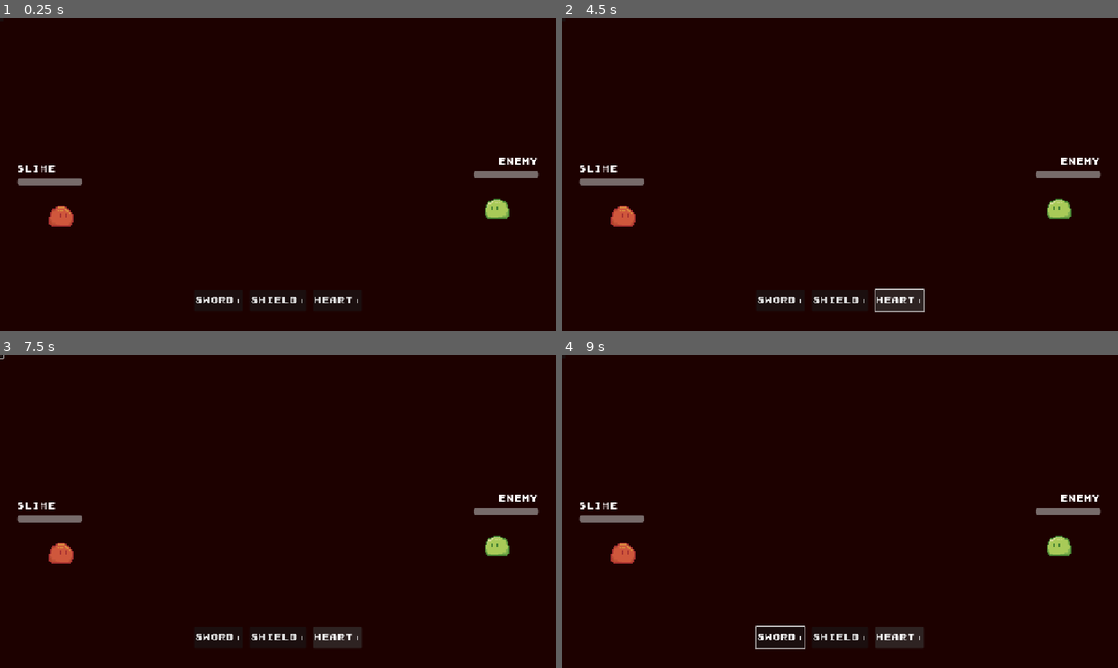
Above: before the commit, frames 1-4 (two rows, left to right).
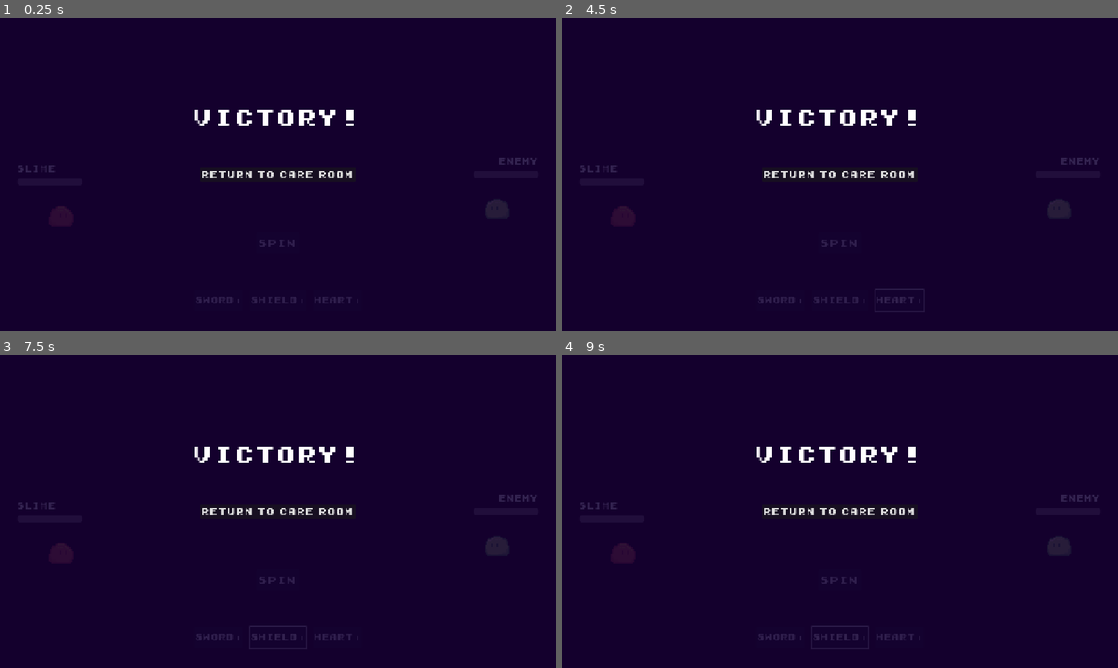
Above: after the commit, the same moments.

Repository: Tortiz-CSUF/slotchi
Game: Godot game, scene res://scenes/battle_arena.tscn
Two runs of this game, one before a commit and one after it. Both use one fixed random seed, a clock stepped at 60 frames per second and the inputs below. The project has no main scene, so this scene is started directly.
Inputs (mouse positions are in pixels of both pictures, inside the frame that each line leads up to; where the layout moved, square brackets give the same spot in the first picture):
- Up to frame 1 (0.25 s): no input
- Up to frame 2 (4.5 s): click (840, 243) [562, 21] at 0.5 s; click (840, 174) at 1.25 s, where only the run after the commit has a clickable "Return to Care Room"; click "Sword+" at 2 s; click "Shield+" at 2.75 s; click "Heart+" at 3.5 s; hold Right (ui_right) from 4.28 s (still down)
- Up to frame 3 (7.5 s): tap Enter (ui_accept) at 5, 5.27, 5.75, 6.5, 6.77, 7.25 s; release Right (ui_right) at 5.03 s; hold Down (ui_down) 5.03-5.78 s; hold Right (ui_right) 5.78-6.53 s; hold Up (ui_up) 6.53-7.28 s; hold Left (ui_left) from 7.28 s (still down)
- Up to frame 4 (9 s): tap Enter (ui_accept) at 7.52, 8, 8.27, 8.75 s; release Left (ui_left) at 8.78 s; hold Down (ui_down) from 8.78 s (still down)

The runs differ from the first frame. In frame 1, 100% of the frame differs, in the area x 0-100%, y 0-100%; in frame 2, 100%; in frame 3, 100%; in frame 4, 100%.

Commit message:
slotchi_Interim_5

Diff:
--- a/scenes/battle_arena.tscn
+++ b/scenes/battle_arena.tscn
@@ -360,49 +360,76 @@
 text = "Heart+"
 
 [node name="SpinButton" type="Button" parent="." unique_id=633407926]
-layout_mode = 0
-offset_right = 8.0
-offset_bottom = 8.0
+custom_minimum_size = Vector2(100, 50)
+layout_mode = 1
+anchors_preset = 8
+anchor_left = 0.5
+anchor_top = 0.5
+anchor_right = 0.5
+anchor_bottom = 0.5
+offset_left = -48.0
+offset_top = 140.0
+offset_right = 48.0
+offset_bottom = 176.0
+grow_horizontal = 2
+grow_vertical = 2
+theme_override_fonts/font = ExtResource("1_d3rmf")
+theme_override_font_sizes/font_size = 22
+text = "SPIN"
 
 [node name="InfoLabel" type="Label" parent="." unique_id=551911212]
-layout_mode = 0
-offset_right = 40.0
-offset_bottom = 23.0
+layout_mode = 1
+anchors_preset = 8
+anchor_left = 0.5
+anchor_top = 0.5
+anchor_right = 0.5
+anchor_bottom = 0.5
+offset_left = -84.0
+offset_top = -160.0
+offset_right = 84.0
+offset_bottom = -137.0
+grow_horizontal = 2
+grow_vertical = 2
+theme_override_fonts/font = ExtResource("1_d3rmf")
+horizontal_alignment = 1
 
 [node name="EndPanel" type="ColorRect" parent="." unique_id=749985269]
-visible = false
-layout_mode = 0
-offset_right = 40.0
-offset_bottom = 40.0
-
-[node name="Title" type="Label" parent="EndPanel" unique_id=1163692354]
+layout_mode = 1
+anchors_preset = 15
+anchor_right = 1.0
+anchor_bottom = 1.0
+grow_horizontal = 2
+grow_vertical = 2
+color = Color(0.07450981, 0, 0.20392157, 0.8627451)
+
+[node name="End Label" type="Label" parent="EndPanel" unique_id=1163692354]
 layout_mode = 1
 anchors_preset = 5
 anchor_left = 0.5
 anchor_right = 0.5
 offset_left = -231.0
-offset_top = 25.0
+offset_top = 200.0
 offset_right = 231.0
-offset_bottom = 60.0
-grow_horizontal = 2
-theme_override_fonts/font = ExtResource("1_d3rmf")
-theme_override_font_sizes/font_size = 28
-text = "Strength Training"
+offset_bottom = 260.0
+grow_horizontal = 2
+theme_override_fonts/font = ExtResource("1_d3rmf")
+theme_override_font_sizes/font_size = 48
+text = "Victory!"
 horizontal_alignment = 1
 
-[node name="BackButton" type="Button" parent="EndPanel" unique_id=783632217]
-layout_mode = 1
-anchors_preset = 7
-anchor_left = 0.5
-anchor_top = 1.0
-anchor_right = 0.5
-anchor_bottom = 1.0
-offset_left = -44.0
-offset_top = -50.0
-offset_right = 44.0
-offset_bottom = -17.0
-grow_horizontal = 2
-grow_vertical = 0
+[node name="ReturnButton" type="Button" parent="EndPanel" unique_id=783632217]
+layout_mode = 1
+anchors_preset = 8
+anchor_left = 0.5
+anchor_top = 0.5
+anchor_right = 0.5
+anchor_bottom = 0.5
+offset_left = -179.0
+offset_top = -16.5
+offset_right = 179.0
+offset_bottom = 16.5
+grow_horizontal = 2
+grow_vertical = 2
 theme_override_fonts/font = ExtResource("1_d3rmf")
 theme_override_font_sizes/font_size = 20
-text = "Back"
+text = "Return to Care Room"
--- /dev/null
+++ b/scripts/BattleArena.gd
@@ -0,0 +1,11 @@
+extends Control
+
+
+# Called when the node enters the scene tree for the first time.
+func _ready() -> void:
+	pass # Replace with function body.
+
+
+# Called every frame. 'delta' is the elapsed time since the previous frame.
+func _process(delta: float) -> void:
+	pass
Not shown, added: scripts/BattleArena.gd.uid
